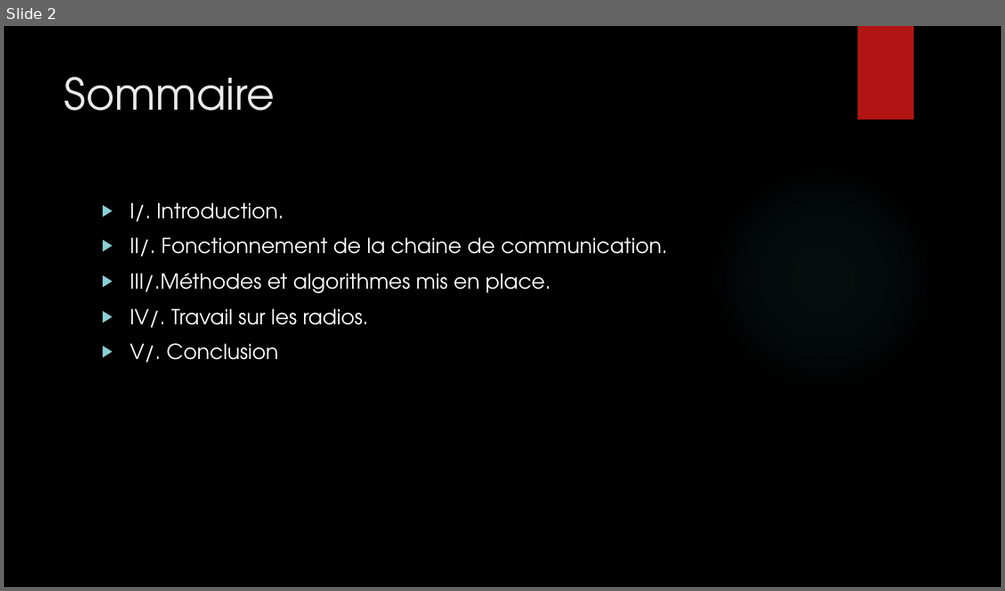
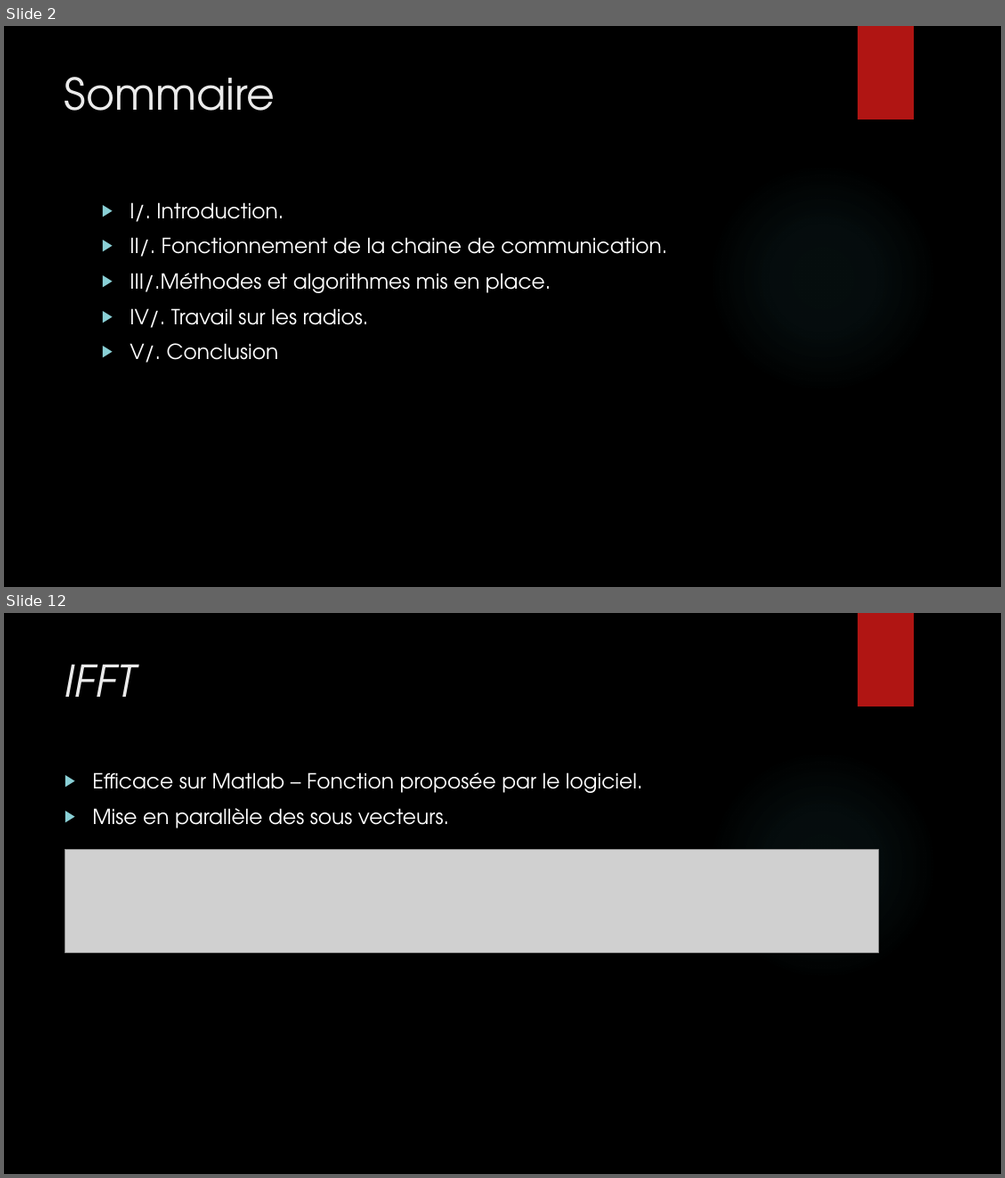
Before and after one commit to eponta/projet_th_S8, a slide deck: Présentation.pptx. Shown one above the other, each under a label of ours: slide 2 before the commit, slides 2 and 12 after it; the slides between them are not shown. The pictures are 1005x591 and 1005x1178 pixels, drawn with LibreOffice and Linux fonts; fonts in the diff are those of the drawing; grey boxes stand for pictures; background and template pictures are left out. Boxes give left, top, right and bottom in pixels: in the first picture for what was removed or moved away, otherwise in the second. Text is boxed around its words. In the diff, an @@ line names an element or a change of style, - is before the commit and + after.

Commit message:
up

```diff
--- a/Présentation.pptx
+++ b/Présentation.pptx
@@ slide 12 added at (x1=4, y1=613, x2=1001, y2=1174), background picture (left out); not listed: 2 template elements that a slide beside it also shows @@
@@ title added at (x1=65, y1=664, x2=135, y2=697), 42 pt, text #EBEBEB, italic @@
+IFFT
@@ text added at (x1=92, y1=772, x2=642, y2=828), 20 pt, text #FFFFFF @@
+▶ Efficace sur Matlab – Fonction proposée par le logiciel.
+▶ Mise en parallèle des sous vecteurs.
@@ picture added at (x1=65, y1=850, x2=878, y2=952) @@
```
Also in this commit, not shown: 20 other slides added.
